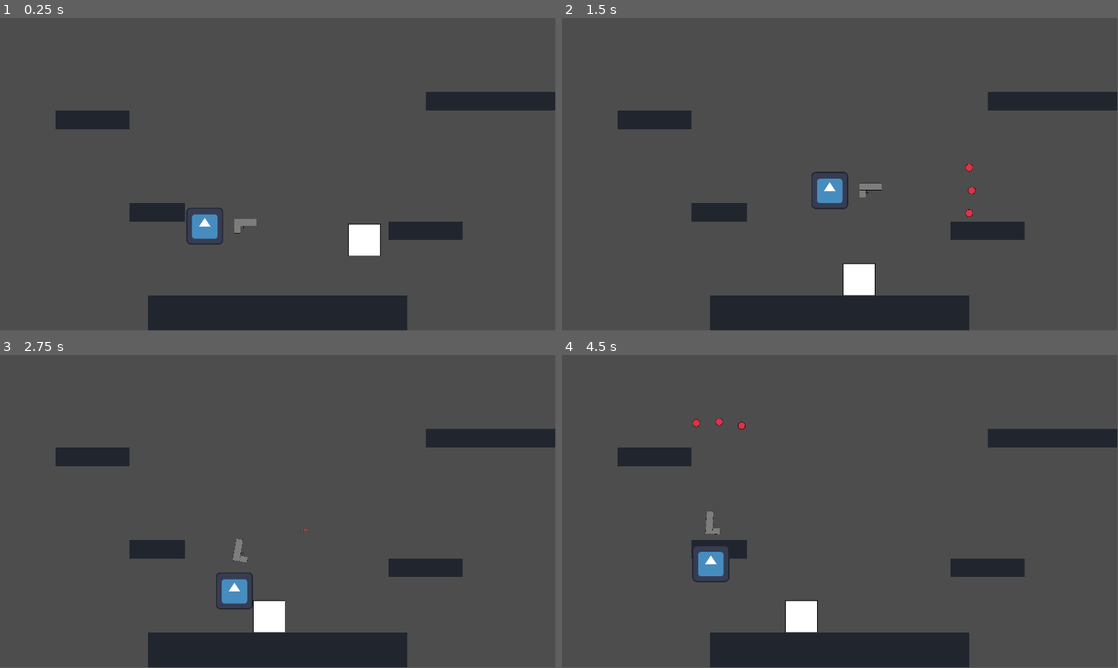
Above: before the commit, frames 1-4 (two rows, left to right).
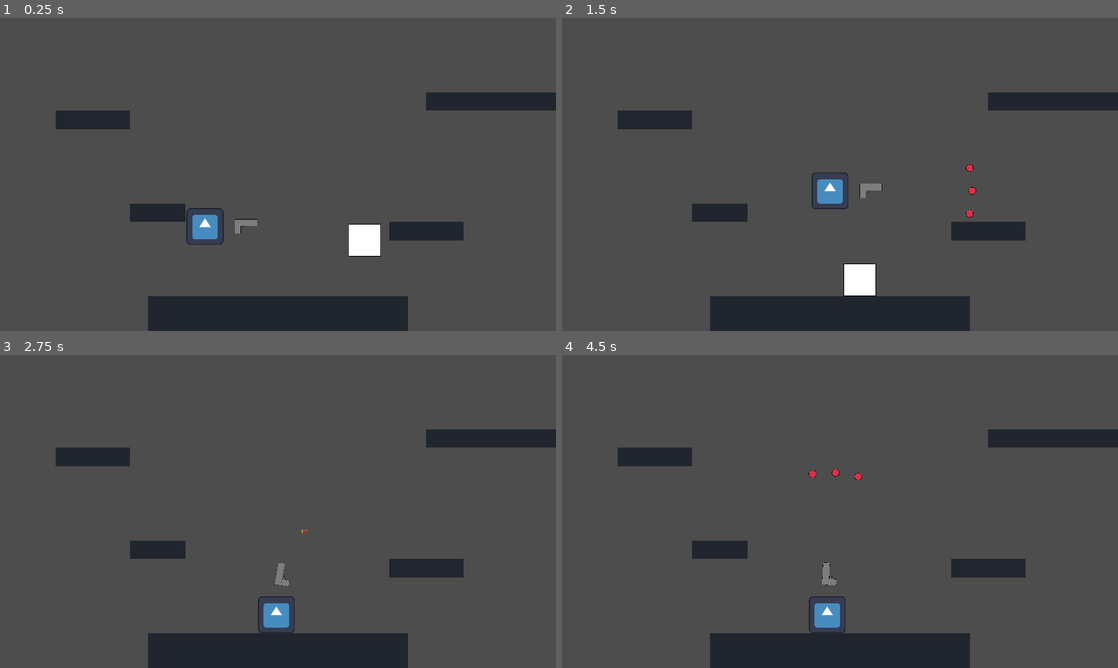
Above: after the commit, the same moments.

Repository: RajwolChapagain/Recoil-Robot
Game: Godot game, scene res://main.tscn
Same seed, same stepped clock (60 frames per second), same inputs: the game is played once before the commit and once after it. The engine's default icon, where the game draws it, is replaced by a stand-in: a white triangle on a blue panel in a dark square.
Inputs:
- Up to frame 1 (0.25 s): no input
- Up to frame 2 (1.5 s): hold D (move_right) 0.53-1.28 s; tap W (jump) at 0.6, 0.77, 1.07 s; hold A (move_left) from 1.28 s (still down); tap Up (fire_bullet) at 1.35 s
- Up to frame 3 (2.75 s): tap W (jump) at 1.52, 1.55, 1.82, 2.3 s; release A (move_left) at 2.03 s; hold D (move_right) from 2.03 s (still down); hold Right (rotate_gun_clockwise) from 2.03 s (still down)
- Up to frame 4 (4.5 s): release Right (rotate_gun_clockwise) at 2.78 s; tap Left (rotate_gun_counter_clockwise) at 2.85 s; tap W (jump) at 3.02, 3.05, 3.32, 3.6, 3.77, 4.07 s; release D (move_right) at 3.53 s; hold A (move_left) from 3.53 s (still down); tap Up (fire_bullet) at 4.35 s
In our replay, the window is 799x449 before the commit and 800x450 after it. These sizes can differ from the game's own. Grey fills any space a smaller window leaves; there, only what the larger window draws over its background counts as a difference.

The runs differ from the first frame. In frame 1, 0.5% of the frame differs, in the area x 23-100%, y 23-100%; in frame 2, 0.6%; in frame 3, 1.7%; in frame 4, 2.3%, in the area x 23-100%, y 20-100%.

Commit message:
make enemy devolve player

Diff:
--- a/enemy/enemy.gd
+++ b/enemy/enemy.gd
@@ -33,3 +33,18 @@
 
 func die():
 	queue_free()
+
+
+func _on_body_entered(body):
+	if body.name == "Robot":
+		on_robot_touched(body)
+
+func on_robot_touched(robot):
+	if robot.can_jump:
+		robot.can_jump = false
+	elif robot.can_move:
+		robot.can_move = false
+	else:
+		robot.can_shoot = false
+
+	die()
--- a/enemy/enemy.tscn
+++ b/enemy/enemy.tscn
@@ -7,6 +7,9 @@
 size = Vector2(112, 112)
 
 [node name="Enemy" type="RigidBody2D" groups=["shootable"]]
+max_contacts_reported = 2
+contact_monitor = true
+can_sleep = false
 lock_rotation = true
 script = ExtResource("1_bgosg")
 
@@ -16,3 +19,5 @@
 
 [node name="CollisionShape2D" type="CollisionShape2D" parent="."]
 shape = SubResource("RectangleShape2D_gmitk")
+
+[connection signal="body_entered" from="." to="." method="_on_body_entered"]
--- a/project.godot
+++ b/project.godot
@@ -19,6 +19,7 @@
 
 window/size/viewport_width=1920
 window/size/viewport_height=1080
+window/stretch/mode="canvas_items"
 
 [input]
 
--- a/world/platform.tscn
+++ b/world/platform.tscn
@@ -1,7 +1,6 @@
 [gd_scene load_steps=3 format=3 uid="uid://dx1qoaxww7m2v"]
 
 [sub_resource type="CompressedTexture2D" id="CompressedTexture2D_igi2x"]
-load_path = "res://.godot/imported/platform.png-3c98ecb432ee72b35cbc67d2b122a36c.ctex"
 
 [sub_resource type="RectangleShape2D" id="RectangleShape2D_32u0s"]
 size = Vector2(1038, 138)
